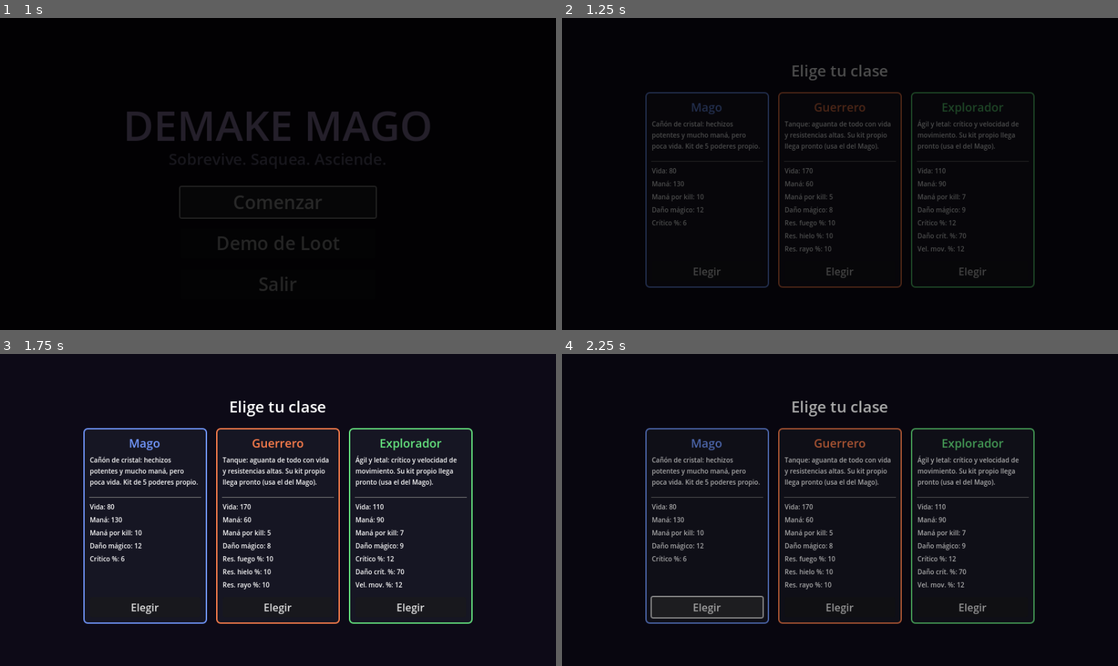
Above: before the commit, frames 1-4 (two rows, left to right).
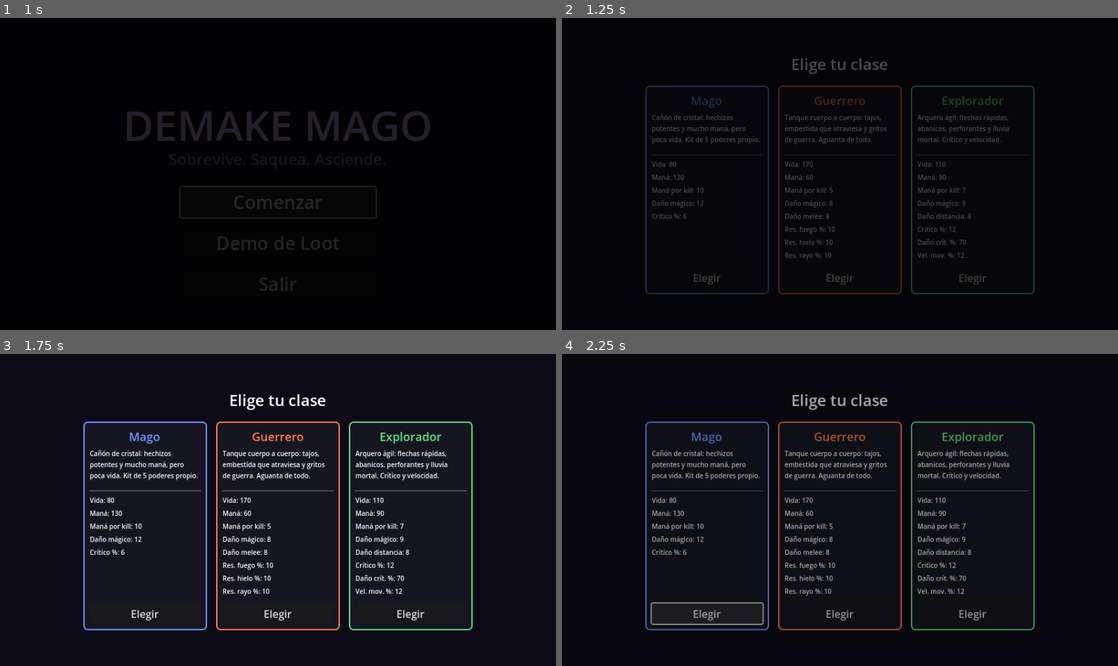
Above: after the commit, the same moments.

Repository: meatxsucks/godot-game
Game: Godot game, scene res://scenes/ui/MainMenu.tscn
Two runs of this game, one before a commit and one after it. Both use one fixed random seed, a clock stepped at 60 frames per second and the inputs below.
Inputs (mouse positions are in pixels of both pictures, inside the frame that each line leads up to):
- Up to frame 1 (1 s): click "Comenzar" at 0.5 s
- Up to frame 2 (1.25 s): no input
- Up to frame 3 (1.75 s): move the mouse to (400, 494) at 1.27 s; hold D (move_right) from 1.28 s (still down); tap Space (ability_dash) at 1.35 s
- Up to frame 4 (2.25 s): release D (move_right) at 2 s; click "Elegir" at 2 s

Frame 1 is identical in both runs. In frame 2, 6.6% of the frame differs, in the area x 15-85%, y 12-89%; in frame 3, 11%; in frame 4, 10%.

Commit message:
Kits de poderes por clase: Guerrero melee y Explorador a distancia
- Game.build_kit(): cada clase arma sus 5 slots (LMB/RMB/SPC/Q/R-super)
- Guerrero: Tajo Circular, Hacha Arrojadiza, Embestida (dash que daña lo
  que atraviesa), Grito de Guerra y SUPER Torbellino — entrena Cuerpo a cuerpo
- Explorador: Flecha, Disparo Múltiple (abanico x3), Voltereta, Flecha
  Perforante (pierces) y SUPER Lluvia de Flechas — entrena Distancia
- Skills nuevas melee/ranged + stats melee_damage/ranged_damage
- fireball.gd gana 'pierces'; meteor_storm.gd parametrizado (color/tamaño)
- Helpers _spawn_projectile/_spawn_nova en Ability; 7 escenas de efectos
- Smoke test de kits (tests/KitSmoke.tscn) + README actualizado

Diff:
--- /dev/null
+++ b/scenes/magic/Arrow.tscn
@@ -0,0 +1,27 @@
+[gd_scene load_steps=5 format=3 uid="uid://carrow000001"]
+
+[ext_resource type="Script" path="res://scripts/magic/fireball.gd" id="1_arrow"]
+
+[sub_resource type="SphereShape3D" id="SphereShape3D_arrow"]
+radius = 0.15
+
+[sub_resource type="StandardMaterial3D" id="StandardMaterial3D_arrow"]
+albedo_color = Color(0.95, 0.85, 0.45, 1)
+emission_enabled = true
+emission = Color(0.9, 0.75, 0.3, 1)
+emission_energy_multiplier = 1.2
+
+[sub_resource type="BoxMesh" id="BoxMesh_arrow"]
+material = SubResource("StandardMaterial3D_arrow")
+size = Vector3(0.06, 0.06, 0.7)
+
+[node name="Arrow" type="Area3D"]
+script = ExtResource("1_arrow")
+speed = 28.0
+lifetime = 1.5
+
+[node name="CollisionShape3D" type="CollisionShape3D" parent="."]
+shape = SubResource("SphereShape3D_arrow")
+
+[node name="MeshInstance3D" type="MeshInstance3D" parent="."]
+mesh = SubResource("BoxMesh_arrow")
--- /dev/null
+++ b/scenes/magic/ArrowRain.tscn
@@ -0,0 +1,14 @@
+[gd_scene load_steps=2 format=3 uid="uid://carrowrain001"]
+
+[ext_resource type="Script" path="res://scripts/magic/meteor_storm.gd" id="1_rain"]
+
+[node name="ArrowRain" type="Node3D"]
+script = ExtResource("1_rain")
+meteor_count = 12
+spawn_radius = 4.5
+duration = 1.2
+impact_radius = 1.4
+fall_height = 10.0
+fall_time = 0.25
+meteor_color = Color(0.55, 0.95, 0.5, 1)
+meteor_size = 0.25
--- /dev/null
+++ b/scenes/magic/PiercingArrow.tscn
@@ -0,0 +1,28 @@
+[gd_scene load_steps=5 format=3 uid="uid://cpiercearrow1"]
+
+[ext_resource type="Script" path="res://scripts/magic/fireball.gd" id="1_pierce"]
+
+[sub_resource type="SphereShape3D" id="SphereShape3D_pierce"]
+radius = 0.18
+
+[sub_resource type="StandardMaterial3D" id="StandardMaterial3D_pierce"]
+albedo_color = Color(0.5, 1, 0.6, 1)
+emission_enabled = true
+emission = Color(0.3, 1, 0.5, 1)
+emission_energy_multiplier = 2.0
+
+[sub_resource type="BoxMesh" id="BoxMesh_pierce"]
+material = SubResource("StandardMaterial3D_pierce")
+size = Vector3(0.09, 0.09, 0.9)
+
+[node name="PiercingArrow" type="Area3D"]
+script = ExtResource("1_pierce")
+speed = 32.0
+lifetime = 1.5
+pierces = true
+
+[node name="CollisionShape3D" type="CollisionShape3D" parent="."]
+shape = SubResource("SphereShape3D_pierce")
+
+[node name="MeshInstance3D" type="MeshInstance3D" parent="."]
+mesh = SubResource("BoxMesh_pierce")
--- /dev/null
+++ b/scenes/magic/SlashWave.tscn
@@ -0,0 +1,29 @@
+[gd_scene load_steps=5 format=3 uid="uid://cslashwave001"]
+
+[ext_resource type="Script" path="res://scripts/magic/frost_nova.gd" id="1_wave"]
+
+[sub_resource type="SphereShape3D" id="SphereShape3D_wave"]
+radius = 0.3
+
+[sub_resource type="StandardMaterial3D" id="StandardMaterial3D_wave"]
+transparency = 1
+albedo_color = Color(1, 1, 0.95, 0.4)
+emission_enabled = true
+emission = Color(1, 1, 0.9, 1)
+emission_energy_multiplier = 1.5
+
+[sub_resource type="SphereMesh" id="SphereMesh_wave"]
+material = SubResource("StandardMaterial3D_wave")
+radius = 1.0
+height = 2.0
+
+[node name="SlashWave" type="Area3D"]
+script = ExtResource("1_wave")
+max_radius = 1.7
+expand_time = 0.12
+
+[node name="CollisionShape3D" type="CollisionShape3D" parent="."]
+shape = SubResource("SphereShape3D_wave")
+
+[node name="MeshInstance3D" type="MeshInstance3D" parent="."]
+mesh = SubResource("SphereMesh_wave")
--- /dev/null
+++ b/scenes/magic/ThrowingAxe.tscn
@@ -0,0 +1,27 @@
+[gd_scene load_steps=5 format=3 uid="uid://cthrowaxe0001"]
+
+[ext_resource type="Script" path="res://scripts/magic/fireball.gd" id="1_axe"]
+
+[sub_resource type="SphereShape3D" id="SphereShape3D_axe"]
+radius = 0.22
+
+[sub_resource type="StandardMaterial3D" id="StandardMaterial3D_axe"]
+diffuse_mode = 3
+albedo_color = Color(0.72, 0.74, 0.8, 1)
+metallic = 0.6
+roughness = 0.4
+
+[sub_resource type="BoxMesh" id="BoxMesh_axe"]
+material = SubResource("StandardMaterial3D_axe")
+size = Vector3(0.4, 0.1, 0.4)
+
+[node name="ThrowingAxe" type="Area3D"]
+script = ExtResource("1_axe")
+speed = 18.0
+lifetime = 1.5
+
+[node name="CollisionShape3D" type="CollisionShape3D" parent="."]
+shape = SubResource("SphereShape3D_axe")
+
+[node name="MeshInstance3D" type="MeshInstance3D" parent="."]
+mesh = SubResource("BoxMesh_axe")
--- /dev/null
+++ b/scenes/magic/WarCry.tscn
@@ -0,0 +1,29 @@
+[gd_scene load_steps=5 format=3 uid="uid://cwarcry000001"]
+
+[ext_resource type="Script" path="res://scripts/magic/frost_nova.gd" id="1_cry"]
+
+[sub_resource type="SphereShape3D" id="SphereShape3D_cry"]
+radius = 0.3
+
+[sub_resource type="StandardMaterial3D" id="StandardMaterial3D_cry"]
+transparency = 1
+albedo_color = Color(1, 0.4, 0.2, 0.35)
+emission_enabled = true
+emission = Color(1, 0.3, 0.1, 1)
+emission_energy_multiplier = 1.5
+
+[sub_resource type="SphereMesh" id="SphereMesh_cry"]
+material = SubResource("StandardMaterial3D_cry")
+radius = 1.0
+height = 2.0
+
+[node name="WarCry" type="Area3D"]
+script = ExtResource("1_cry")
+max_radius = 4.0
+expand_time = 0.3
+
+[node name="CollisionShape3D" type="CollisionShape3D" parent="."]
+shape = SubResource("SphereShape3D_cry")
+
+[node name="MeshInstance3D" type="MeshInstance3D" parent="."]
+mesh = SubResource("SphereMesh_cry")
--- /dev/null
+++ b/scenes/magic/Whirlwind.tscn
@@ -0,0 +1,29 @@
+[gd_scene load_steps=5 format=3 uid="uid://cwhirlwind001"]
+
+[ext_resource type="Script" path="res://scripts/magic/frost_nova.gd" id="1_whirl"]
+
+[sub_resource type="SphereShape3D" id="SphereShape3D_whirl"]
+radius = 0.3
+
+[sub_resource type="StandardMaterial3D" id="StandardMaterial3D_whirl"]
+transparency = 1
+albedo_color = Color(0.9, 0.18, 0.12, 0.4)
+emission_enabled = true
+emission = Color(1, 0.15, 0.05, 1)
+emission_energy_multiplier = 2.0
+
+[sub_resource type="SphereMesh" id="SphereMesh_whirl"]
+material = SubResource("StandardMaterial3D_whirl")
+radius = 1.0
+height = 2.0
+
+[node name="Whirlwind" type="Area3D"]
+script = ExtResource("1_whirl")
+max_radius = 7.0
+expand_time = 0.5
+
+[node name="CollisionShape3D" type="CollisionShape3D" parent="."]
+shape = SubResource("SphereShape3D_whirl")
+
+[node name="MeshInstance3D" type="MeshInstance3D" parent="."]
+mesh = SubResource("SphereMesh_whirl")
--- a/scripts/abilities/ability.gd
+++ b/scripts/abilities/ability.gd
@@ -45,14 +45,25 @@
 	_cooldown_refund = 0.0
 	return refund
 
-## Helper compartido: instancia un proyectil en la varita del mago con daño
-## rodado desde sus stats. `element` decide qué daño elemental del loot suma.
-func _spawn_projectile(player, scene: PackedScene, element: StringName, multiplier: float) -> bool:
+## Helper compartido: instancia un proyectil en la varita/mano del personaje
+## con daño rodado desde sus stats. `stat` decide qué daño del loot suma.
+func _spawn_projectile(player, scene: PackedScene, stat: StringName, multiplier: float) -> bool:
 	var projectile = scene.instantiate()
 	player.get_parent().add_child(projectile)
 	projectile.global_transform = player.wand.global_transform
 
-	var result: Array = player.stats.roll_spell_damage(element, multiplier)
+	var result: Array = player.stats.roll_spell_damage(stat, multiplier)
 	if projectile.has_method("setup"):
 		projectile.setup(result[0], player, result[1])
 	return true
+
+## Helper compartido: AoE expansivo centrado en el personaje (novas, tajos,
+## gritos, torbellinos — todos usan frost_nova.gd con otra escena).
+func _spawn_nova(player, scene: PackedScene, stat: StringName, multiplier: float) -> bool:
+	var result: Array = player.stats.roll_spell_damage(stat, multiplier)
+	var nova = scene.instantiate()
+	player.get_parent().add_child(nova)
+	nova.global_position = player.global_position
+	if nova.has_method("setup"):
+		nova.setup(result[0], player, result[1])
+	return true
--- /dev/null
+++ b/scripts/abilities/arrow_ability.gd
@@ -0,0 +1,18 @@
+## Explorador slot 1 — Flecha: proyectil rápido, barato y preciso.
+class_name ArrowAbility
+extends Ability
+
+const SCENE := preload("res://scenes/magic/Arrow.tscn")
+
+func _init() -> void:
+	id = &"arrow"
+	display_name = "Flecha"
+	key_label = "LMB"
+	color = Color(0.95, 0.85, 0.45)
+	cooldown = 0.45
+	mana_cost = 4.0
+	hold_to_cast = true
+	element = &"ranged"
+
+func _cast(player) -> bool:
+	return _spawn_projectile(player, SCENE, &"ranged_damage", 0.8)
--- /dev/null
+++ b/scripts/abilities/arrow_rain_ability.gd
@@ -0,0 +1,29 @@
+## Explorador slot 5 — SUPER: Lluvia de Flechas sobre el punto del cursor.
+## Requiere la stamina llena y la consume entera.
+class_name ArrowRainAbility
+extends Ability
+
+const SCENE := preload("res://scenes/magic/ArrowRain.tscn")
+
+func _init() -> void:
+	id = &"arrow_rain"
+	display_name = "Lluvia de Flechas"
+	key_label = "R"
+	color = Color(0.45, 0.9, 0.4)
+	cooldown = 1.0
+	mana_cost = 0.0
+	element = &"ranged"
+
+func _can_cast(player) -> bool:
+	return player.super_charge >= player.SUPER_MAX
+
+func _cast(player) -> bool:
+	if not player.consume_super_charge():
+		return false
+	var result: Array = player.stats.roll_spell_damage(&"ranged_damage", 1.2)
+	var rain = SCENE.instantiate()
+	player.get_parent().add_child(rain)
+	rain.global_position = player.get_aim_point()
+	if rain.has_method("setup"):
+		rain.setup(result[0], player)
+	return true
--- /dev/null
+++ b/scripts/abilities/axe_throw_ability.gd
@@ -0,0 +1,18 @@
+## Guerrero slot 2 — Hacha Arrojadiza: proyectil para tocar a distancia.
+class_name AxeThrowAbility
+extends Ability
+
+const SCENE := preload("res://scenes/magic/ThrowingAxe.tscn")
+
+func _init() -> void:
+	id = &"axe_throw"
+	display_name = "Hacha Arrojadiza"
+	key_label = "RMB"
+	color = Color(0.72, 0.74, 0.8)
+	cooldown = 1.0
+	mana_cost = 5.0
+	hold_to_cast = true
+	element = &"melee"
+
+func _cast(player) -> bool:
+	return _spawn_projectile(player, SCENE, &"melee_damage", 0.7)
--- /dev/null
+++ b/scripts/abilities/charge_ability.gd
@@ -0,0 +1,17 @@
+## Guerrero slot 3 — Embestida: dash con i-frames que DAÑA a los enemigos
+## que atraviesa (la física del golpe vive en el player, _dash_damage).
+class_name ChargeAbility
+extends Ability
+
+func _init() -> void:
+	id = &"charge"
+	display_name = "Embestida"
+	key_label = "SPC"
+	color = Color(1.0, 0.6, 0.3)
+	cooldown = 1.5
+	mana_cost = 0.0
+	element = &"melee"
+
+func _cast(player) -> bool:
+	var result: Array = player.stats.roll_spell_damage(&"melee_damage", 1.0)
+	return player.start_dash(result[0])
--- a/scripts/abilities/frost_nova_ability.gd
+++ b/scripts/abilities/frost_nova_ability.gd
@@ -15,10 +15,4 @@
 	element = &"cold"
 
 func _cast(player) -> bool:
-	var result: Array = player.stats.roll_spell_damage(&"cold_damage", 1.0)
-	var nova = SCENE.instantiate()
-	player.get_parent().add_child(nova)
-	nova.global_position = player.global_position
-	if nova.has_method("setup"):
-		nova.setup(result[0], player, result[1])
-	return true
+	return _spawn_nova(player, SCENE, &"cold_damage", 1.0)
--- /dev/null
+++ b/scripts/abilities/multi_shot_ability.gd
@@ -0,0 +1,28 @@
+## Explorador slot 2 — Disparo Múltiple: 3 flechas en abanico.
+class_name MultiShotAbility
+extends Ability
+
+const SCENE := preload("res://scenes/magic/Arrow.tscn")
+## Apertura del abanico en radianes (~14° por flecha lateral).
+const SPREAD := 0.24
+
+func _init() -> void:
+	id = &"multi_shot"
+	display_name = "Disparo Múltiple"
+	key_label = "RMB"
+	color = Color(1.0, 0.7, 0.35)
+	cooldown = 1.3
+	mana_cost = 12.0
+	hold_to_cast = true
+	element = &"ranged"
+
+func _cast(player) -> bool:
+	for offset in [-SPREAD, 0.0, SPREAD]:
+		var result: Array = player.stats.roll_spell_damage(&"ranged_damage", 0.8)
+		var arrow = SCENE.instantiate()
+		player.get_parent().add_child(arrow)
+		arrow.global_transform = player.wand.global_transform
+		arrow.rotate_y(offset)
+		if arrow.has_method("setup"):
+			arrow.setup(result[0], player, result[1])
+	return true
--- /dev/null
+++ b/scripts/abilities/piercing_arrow_ability.gd
@@ -0,0 +1,18 @@
+## Explorador slot 4 — Flecha Perforante: atraviesa a todos los enemigos en
+## línea (muere solo contra muros). Ideal contra filas de slimes.
+class_name PiercingArrowAbility
+extends Ability
+
+const SCENE := preload("res://scenes/magic/PiercingArrow.tscn")
+
+func _init() -> void:
+	id = &"piercing_arrow"
+	display_name = "Flecha Perforante"
+	key_label = "Q"
+	color = Color(0.5, 1.0, 0.6)
+	cooldown = 4.0
+	mana_cost = 15.0
+	element = &"ranged"
+
+func _cast(player) -> bool:
+	return _spawn_projectile(player, SCENE, &"ranged_damage", 1.2)
--- /dev/null
+++ b/scripts/abilities/slash_ability.gd
@@ -0,0 +1,19 @@
+## Guerrero slot 1 — Tajo Circular: el "espadazo" básico, AoE instantáneo
+## alrededor del guerrero. Gratis y spameable.
+class_name SlashAbility
+extends Ability
+
+const SCENE := preload("res://scenes/magic/SlashWave.tscn")
+
+func _init() -> void:
+	id = &"slash"
+	display_name = "Tajo Circular"
+	key_label = "LMB"
+	color = Color(0.95, 0.95, 0.88)
+	cooldown = 0.6
+	mana_cost = 0.0
+	hold_to_cast = true
+	element = &"melee"
+
+func _cast(player) -> bool:
+	return _spawn_nova(player, SCENE, &"melee_damage", 1.0)
--- /dev/null
+++ b/scripts/abilities/war_cry_ability.gd
@@ -0,0 +1,17 @@
+## Guerrero slot 4 — Grito de Guerra: onda AoE grande alrededor.
+class_name WarCryAbility
+extends Ability
+
+const SCENE := preload("res://scenes/magic/WarCry.tscn")
+
+func _init() -> void:
+	id = &"war_cry"
+	display_name = "Grito de Guerra"
+	key_label = "Q"
+	color = Color(1.0, 0.35, 0.2)
+	cooldown = 6.0
+	mana_cost = 15.0
+	element = &"melee"
+
+func _cast(player) -> bool:
+	return _spawn_nova(player, SCENE, &"melee_damage", 1.2)
--- /dev/null
+++ b/scripts/abilities/whirlwind_ability.gd
@@ -0,0 +1,23 @@
+## Guerrero slot 5 — SUPER: Torbellino. Requiere la stamina llena y la
+## consume entera: nova gigante con daño masivo alrededor.
+class_name WhirlwindAbility
+extends Ability
+
+const SCENE := preload("res://scenes/magic/Whirlwind.tscn")
+
+func _init() -> void:
+	id = &"whirlwind"
+	display_name = "Torbellino"
+	key_label = "R"
+	color = Color(0.9, 0.2, 0.15)
+	cooldown = 1.0
+	mana_cost = 0.0
+	element = &"melee"
+
+func _can_cast(player) -> bool:
+	return player.super_charge >= player.SUPER_MAX
+
+func _cast(player) -> bool:
+	if not player.consume_super_charge():
+		return false
+	return _spawn_nova(player, SCENE, &"melee_damage", 2.0)
--- a/scripts/core/game_state.gd
+++ b/scripts/core/game_state.gd
@@ -18,13 +18,14 @@
 	},
 	&"warrior": {
 		"name": "Guerrero",
-		"desc": "Tanque: aguanta de todo con vida y resistencias altas. Su kit propio llega pronto (usa el del Mago).",
+		"desc": "Tanque cuerpo a cuerpo: tajos, embestida que atraviesa y gritos de guerra. Aguanta de todo.",
 		"color": Color(1.0, 0.5, 0.3),
 		"stats": {
 			&"max_health": 170.0,
 			&"max_mana": 60.0,
 			&"mana_regen": 5.0,
 			&"spell_damage": 8.0,
+			&"melee_damage": 8.0,
 			&"res_fire": 10.0,
 			&"res_cold": 10.0,
 			&"res_lightning": 10.0,
@@ -32,13 +33,14 @@
 	},
 	&"ranger": {
 		"name": "Explorador",
-		"desc": "Ágil y letal: crítico y velocidad de movimiento. Su kit propio llega pronto (usa el del Mago).",
+		"desc": "Arquero ágil: flechas rápidas, abanicos, perforantes y lluvia mortal. Crítico y velocidad.",
 		"color": Color(0.4, 0.9, 0.5),
 		"stats": {
 			&"max_health": 110.0,
 			&"max_mana": 90.0,
 			&"mana_regen": 7.0,
 			&"spell_damage": 9.0,
+			&"ranged_damage": 8.0,
 			&"crit_chance": 12.0,
 			&"crit_damage": 70.0,
 			&"move_speed": 12.0,
@@ -55,3 +57,31 @@
 ## Overrides de stats base de la clase seleccionada (los aplica PlayerStats).
 func selected_stats() -> Dictionary:
 	return class_def(selected_class).get("stats", {})
+
+## Kit de poderes de la clase seleccionada (5 slots: LMB/RMB/SPC/Q/R-super).
+func build_kit() -> Array[Ability]:
+	match selected_class:
+		&"warrior":
+			return [
+				SlashAbility.new(),
+				AxeThrowAbility.new(),
+				ChargeAbility.new(),
+				WarCryAbility.new(),
+				WhirlwindAbility.new(),
+			]
+		&"ranger":
+			return [
+				ArrowAbility.new(),
+				MultiShotAbility.new(),
+				DashAbility.new(),
+				PiercingArrowAbility.new(),
+				ArrowRainAbility.new(),
+			]
+		_:
+			return [
+				FireballAbility.new(),
+				ArcBoltAbility.new(),
+				DashAbility.new(),
+				FrostNovaAbility.new(),
+				MeteorStormAbility.new(),
+			]
--- a/scripts/magic/fireball.gd
+++ b/scripts/magic/fireball.gd
@@ -5,6 +5,8 @@
 @export var lifetime: float = 3.0
 ## Stamina de super que gana el lanzador por cada impacto conectado.
 @export var super_charge_on_hit: float = 4.0
+## true = atraviesa enemigos (Flecha Perforante); contra muros siempre muere.
+@export var pierces: bool = false
 
 ## Quién lanzó el proyectil (para evitar fuego amigo / auto-impacto).
 var source: Node = null
@@ -38,6 +40,8 @@
 		body.take_damage(damage)
 		if source and source.has_method("add_super_charge"):
 			source.add_super_charge(super_charge_on_hit)
+		if pierces:
+			return # sigue de largo a través del enemigo
 
 	# Muere al impactar contra cualquier cuerpo físico (enemigo o pared).
 	queue_free()
--- a/scripts/magic/meteor_storm.gd
+++ b/scripts/magic/meteor_storm.gd
@@ -10,6 +10,9 @@
 @export var impact_radius: float = 1.8
 @export var fall_height: float = 12.0
 @export var fall_time: float = 0.35
+## Tematización: color y tamaño de los proyectiles (meteoro vs flecha).
+@export var meteor_color: Color = Color(1.0, 0.35, 0.1)
+@export var meteor_size: float = 0.5
 
 var damage: float = 30.0
 var source: Node = null
@@ -40,12 +43,12 @@
 func _drop_meteor(target: Vector3) -> void:
 	var ball := MeshInstance3D.new()
 	var sphere := SphereMesh.new()
-	sphere.radius = 0.5
-	sphere.height = 1.0
+	sphere.radius = meteor_size
+	sphere.height = meteor_size * 2.0
 	var mat := StandardMaterial3D.new()
-	mat.albedo_color = Color(1.0, 0.35, 0.1)
+	mat.albedo_color = meteor_color
 	mat.emission_enabled = true
-	mat.emission = Color(1.0, 0.2, 0.0)
+	mat.emission = meteor_color
 	mat.emission_energy_multiplier = 2.0
 	sphere.material = mat
 	ball.mesh = sphere
@@ -77,7 +80,7 @@
 
 func _flash(target: Vector3) -> void:
 	var light := OmniLight3D.new()
-	light.light_color = Color(1.0, 0.5, 0.2)
+	light.light_color = meteor_color
 	light.light_energy = 4.0
 	light.omni_range = impact_radius * 2.0
 	add_child(light)
--- a/scripts/player/player_controller.gd
+++ b/scripts/player/player_controller.gd
@@ -41,6 +41,9 @@
 
 var _dash_timer: float = 0.0
 var _dash_dir := Vector3.ZERO
+## Daño del dash (Embestida del Guerrero; 0 = dash sin daño) y ya golpeados.
+var _dash_damage: float = 0.0
+var _dash_hit := {}
 var _dead: bool = false
 var _body_material: StandardMaterial3D
 var _body_color: Color
@@ -60,13 +63,7 @@
 
 func _ready() -> void:
 	add_to_group("player")
-	abilities = [
-		FireballAbility.new(),
-		ArcBoltAbility.new(),
-		DashAbility.new(),
-		FrostNovaAbility.new(),
-		MeteorStormAbility.new(),
-	]
+	abilities = Game.build_kit()
 	cooldowns.resize(abilities.size())
 	cooldowns.fill(0.0)
 
@@ -106,6 +103,14 @@
 		if not is_on_floor():
 			velocity.y -= 9.8 * delta
 		move_and_slide()
+		# Embestida: daña una vez a cada cuerpo que atraviesa.
+		if _dash_damage > 0.0:
+			for i in get_slide_collision_count():
+				var collider: Object = get_slide_collision(i).get_collider()
+				if collider and collider.has_method("take_damage") and not _dash_hit.has(collider):
+					_dash_hit[collider] = true
+					collider.take_damage(_dash_damage)
+					add_super_charge(4.0)
 		return
 
 	var direction := _camera_aligned_input()
@@ -140,9 +145,10 @@
 
 	return direction
 
-## Impulso del Dash Arcano: hacia el input de movimiento, o hacia el cursor
-## si el mago está quieto. Devuelve false si no hay dirección válida.
-func start_dash() -> bool:
+## Impulso del dash: hacia el input de movimiento, o hacia el cursor si el
+## personaje está quieto. `damage` > 0 = Embestida (daña lo que atraviesa).
+## Devuelve false si no hay dirección válida.
+func start_dash(damage: float = 0.0) -> bool:
 	var dir := _camera_aligned_input()
 	if dir == Vector3.ZERO:
 		dir = get_aim_point() - global_position
@@ -152,6 +158,8 @@
 		return false
 	_dash_dir = dir
 	_dash_timer = DASH_TIME
+	_dash_damage = damage
+	_dash_hit.clear()
 	return true
 
 # --- Apuntado -------------------------------------------------------------
--- a/scripts/player/player_stats.gd
+++ b/scripts/player/player_stats.gd
@@ -15,6 +15,8 @@
 	&"fire_damage": 0.0,
 	&"cold_damage": 0.0,
 	&"lightning_damage": 0.0,
+	&"melee_damage": 0.0,      # Guerrero
+	&"ranged_damage": 0.0,     # Explorador
 	&"crit_chance": 5.0,       # %
 	&"crit_damage": 50.0,      # % de daño extra al critear
 	&"cast_speed": 0.0,        # % (reduce el cooldown de lanzamiento)
--- a/scripts/player/skill_set.gd
+++ b/scripts/player/skill_set.gd
@@ -3,13 +3,15 @@
 class_name SkillSet
 extends RefCounted
 
-const SKILLS: Array[StringName] = [&"magic", &"fire", &"lightning", &"cold"]
+const SKILLS: Array[StringName] = [&"magic", &"fire", &"lightning", &"cold", &"melee", &"ranged"]
 
 const NAMES := {
 	&"magic": "Magia",
 	&"fire": "Fuego",
 	&"lightning": "Rayo",
 	&"cold": "Hielo",
+	&"melee": "Cuerpo a cuerpo",
+	&"ranged": "Distancia",
 }
 
 var levels := {}
--- a/scripts/ui/class_select.gd
+++ b/scripts/ui/class_select.gd
@@ -10,6 +10,8 @@
 	&"max_mana": "Maná",
 	&"mana_regen": "Maná por kill",
 	&"spell_damage": "Daño mágico",
+	&"melee_damage": "Daño melee",
+	&"ranged_damage": "Daño distancia",
 	&"crit_chance": "Crítico %",
 	&"crit_damage": "Daño crít. %",
 	&"move_speed": "Vel. mov. %",
--- a/scripts/ui/inventory_panel.gd
+++ b/scripts/ui/inventory_panel.gd
@@ -25,6 +25,8 @@
 	[&"max_mana", "Maná"],
 	[&"mana_regen", "Maná por kill"],
 	[&"spell_damage", "Daño mágico"],
+	[&"melee_damage", "Daño melee"],
+	[&"ranged_damage", "Daño distancia"],
 	[&"crit_chance", "Crítico %"],
 	[&"cast_speed", "Vel. lanz. %"],
 	[&"move_speed", "Vel. mov. %"],
--- /dev/null
+++ b/tests/KitSmoke.tscn
@@ -0,0 +1,6 @@
+[gd_scene load_steps=2 format=3 uid="uid://ckitsmoke0001"]
+
+[ext_resource type="Script" path="res://tests/kit_smoke.gd" id="1_kit"]
+
+[node name="KitSmoke" type="Node"]
+script = ExtResource("1_kit")
--- /dev/null
+++ b/tests/kit_smoke.gd
@@ -0,0 +1,35 @@
+## Smoke test de kits por clase: 5 slots por clase, elementos correctos y
+## stats de clase aplicados (se corre headless).
+extends Node
+
+func _ready() -> void:
+	for cls in [&"mage", &"warrior", &"ranger"]:
+		Game.selected_class = cls
+		var kit := Game.build_kit()
+		assert(kit.size() == 5, "kit de %s tiene 5 slots" % cls)
+		for ability in kit:
+			assert(ability.display_name != "", "habilidad con nombre en %s" % cls)
+			assert(ability.key_label != "", "habilidad con tecla en %s" % cls)
+
+	# El kit del Guerrero entrena melee y sus stats de clase aplican.
+	Game.selected_class = &"warrior"
+	assert(Game.build_kit()[0].element == &"melee", "Tajo entrena melee")
+	var warrior_stats := PlayerStats.new()
+	assert(warrior_stats.get_stat(&"melee_damage") == 8.0, "Guerrero con daño melee base")
+	assert(warrior_stats.get_stat(&"max_health") == 170.0, "Guerrero tanque")
+
+	# El kit del Explorador entrena distancia.
+	Game.selected_class = &"ranger"
+	assert(Game.build_kit()[0].element == &"ranged", "Flecha entrena distancia")
+	var ranger_stats := PlayerStats.new()
+	assert(ranger_stats.get_stat(&"ranged_damage") == 8.0, "Explorador con daño distancia base")
+
+	# Las skills nuevas existen y multiplican su daño.
+	var skills := SkillSet.new()
+	skills.add_xp(&"melee", 100.0)
+	assert(skills.level(&"melee") > 1, "melee sube de nivel")
+	assert(skills.damage_multiplier(&"melee_damage") > 1.0, "el skill melee potencia el daño")
+
+	Game.selected_class = &"mage"
+	print("KIT SMOKE OK")
+	get_tree().quit(0)
Not shown, added: scripts/abilities/arrow_ability.gd.uid
Not shown, added: scripts/abilities/arrow_rain_ability.gd.uid
Not shown, added: scripts/abilities/axe_throw_ability.gd.uid
Not shown, added: scripts/abilities/charge_ability.gd.uid
Not shown, added: scripts/abilities/multi_shot_ability.gd.uid
Not shown, added: scripts/abilities/piercing_arrow_ability.gd.uid
Not shown, added: scripts/abilities/slash_ability.gd.uid
Not shown, added: scripts/abilities/war_cry_ability.gd.uid
Not shown, added: scripts/abilities/whirlwind_ability.gd.uid
Not shown, added: tests/kit_smoke.gd.uid
